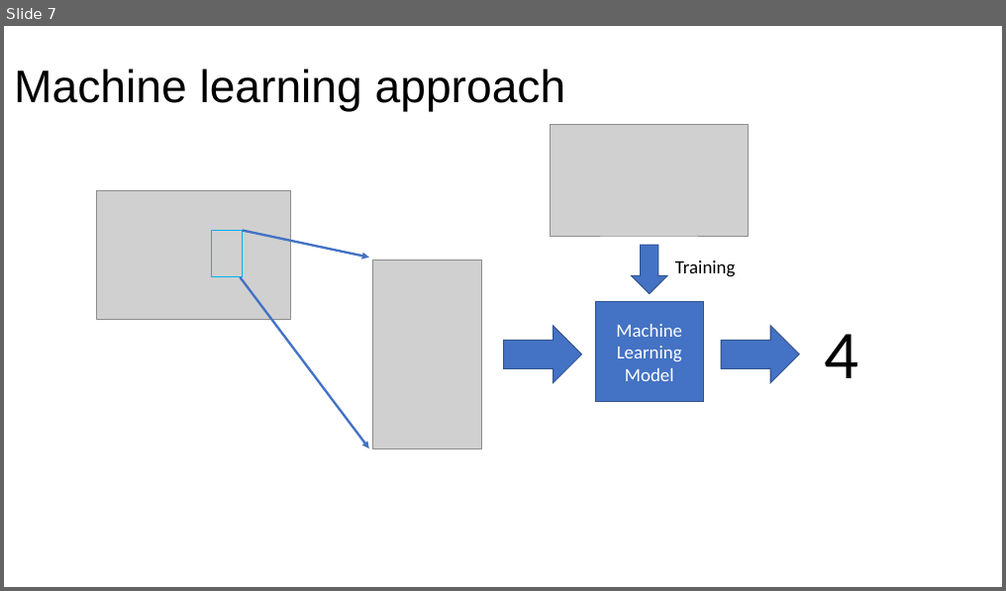
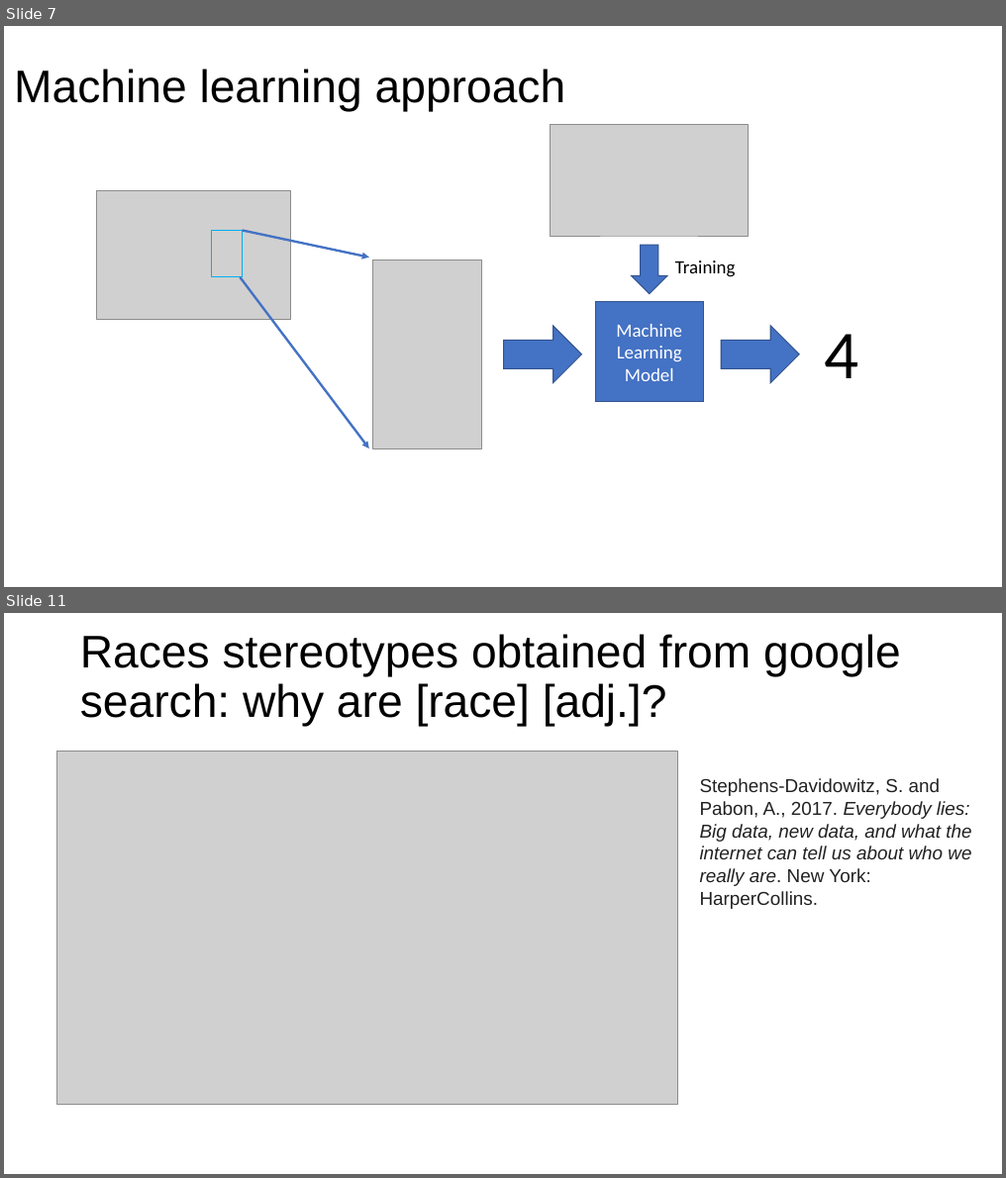
Before and after one commit to jshragge/GPGN535, a slide deck: 11_Machine_Learning_Introduction.pptx. Shown one above the other, each under a label of ours: slide 7 before the commit, slides 7 and 11 after it; the slides between them are not shown. The pictures are 1006x591 and 1006x1178 pixels, drawn with LibreOffice and Linux fonts; fonts in the diff are those of the drawing; grey boxes stand for pictures; background and template pictures are left out. Boxes give left, top, right and bottom in pixels: in the first picture for what was removed or moved away, otherwise in the second. Text is boxed around its words. In the diff, an @@ line names an element or a change of style, - is before the commit and + after.

```diff
--- a/11_Machine_Learning_Introduction.pptx
+++ b/11_Machine_Learning_Introduction.pptx
@@ slide 11 added at box(4, 613, 1002, 1174), background picture (left out) @@
@@ title added at box(80, 634, 901, 727), 44 pt, text #000000 @@
+Races stereotypes obtained from google search: why are [race] [adj.]?
@@ picture added at box(57, 752, 678, 1105) @@
@@ text added at box(700, 778, 971, 909), 18 pt, text #222222, italic @@
+Stephens-Davidowitz, S. and Pabon, A., 2017. Everybody lies: Big data, new data, and what the internet can tell us about who we really are. New York: HarperCollins.
```
Also in this commit, not shown: 1 slide changed, 5 other slides added, 2 other files.
